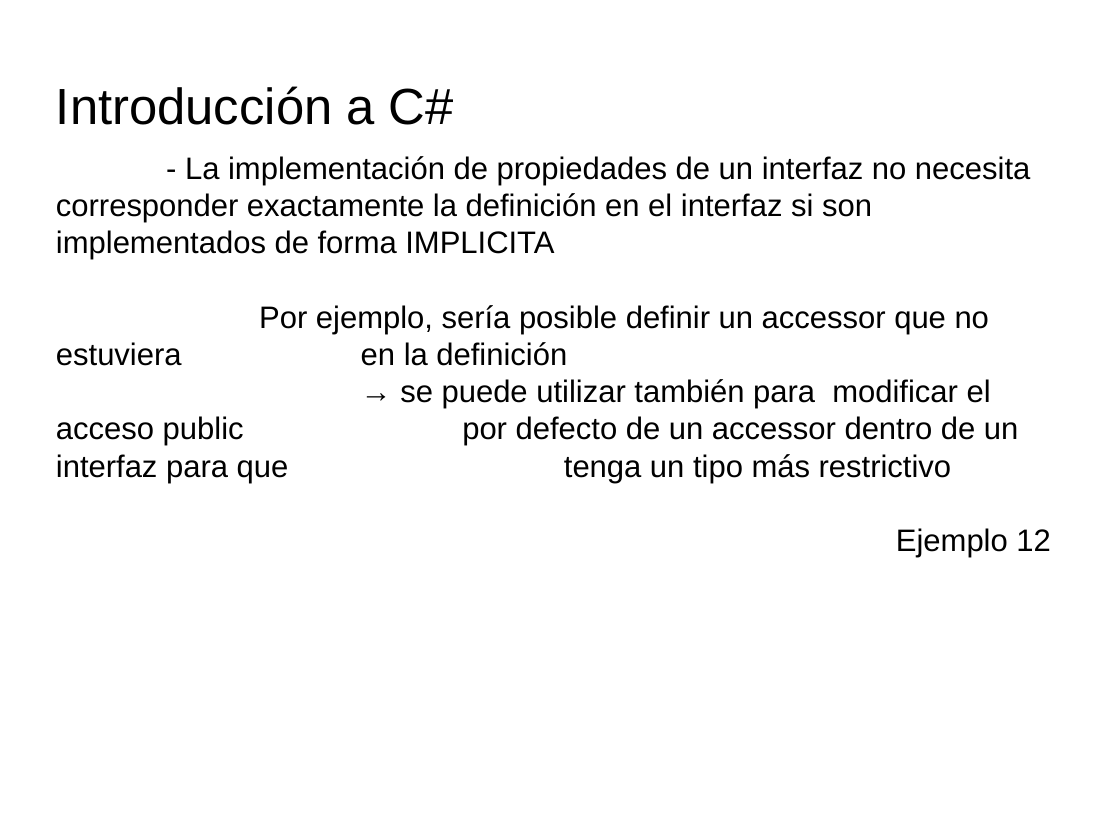
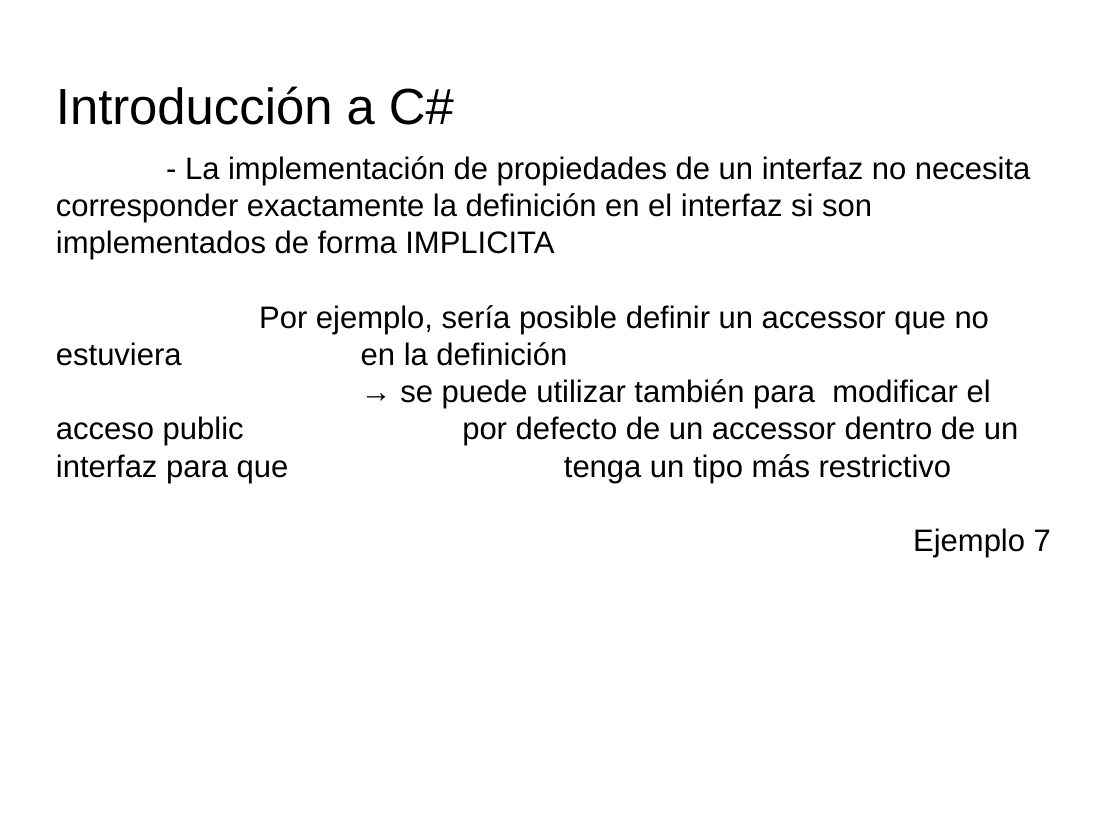
Before and after one commit to videojuegos-abastos/PMV, a slide deck: slide 22 of te/Tema 4 (Chema)/t4.3.- Definiendo miembros de una clase.odp. Drawn at 1120x840 pixels with LibreOffice and Linux fonts; fonts in the diff are those of the drawing; background and template pictures are left out. Boxes give left, top, right and bottom in pixels: in the first picture for what was removed or moved away, otherwise in the second. Text is boxed around its words. In the diff, an @@ line names an element or a change of style, - is before the commit and + after.

```diff
--- a/te/Tema 4 (Chema)/t4.3.- Definiendo miembros de una clase.odp
+++ b/te/Tema 4 (Chema)/t4.3.- Definiendo miembros de una clase.odp
@@ text at [913,528,1051,558]: text changed @@
-Ejemplo 12
+Ejemplo 7
```
Also in this commit, not shown: 7 other slides changed, 2 other files.
